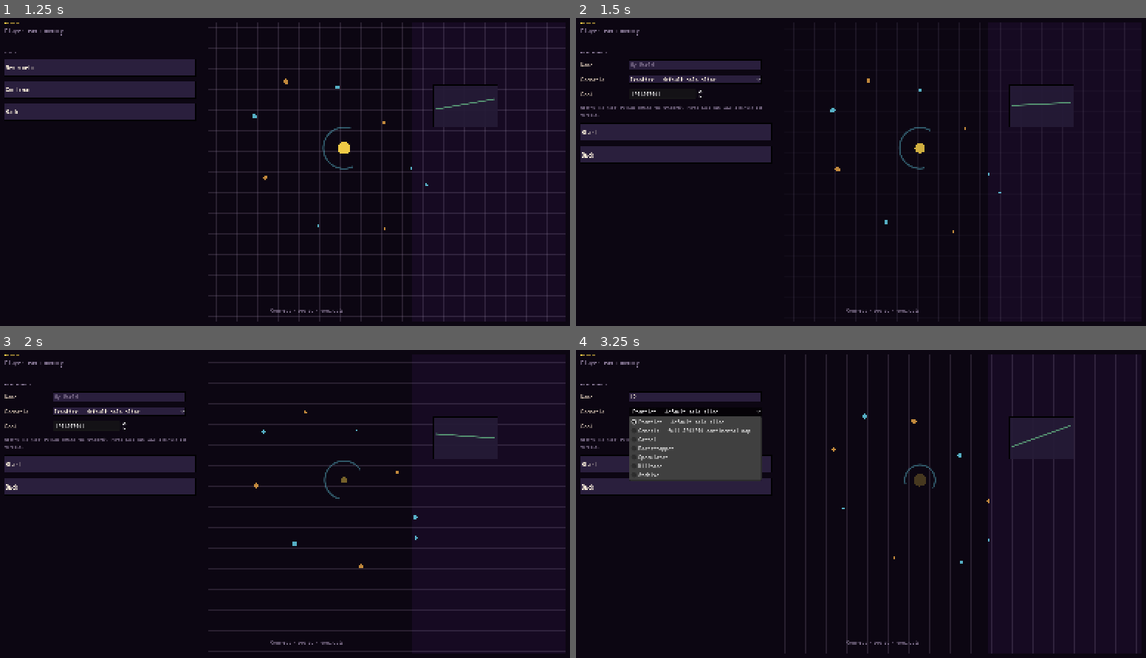
Above: before the commit, frames 1-4 (two rows, left to right).
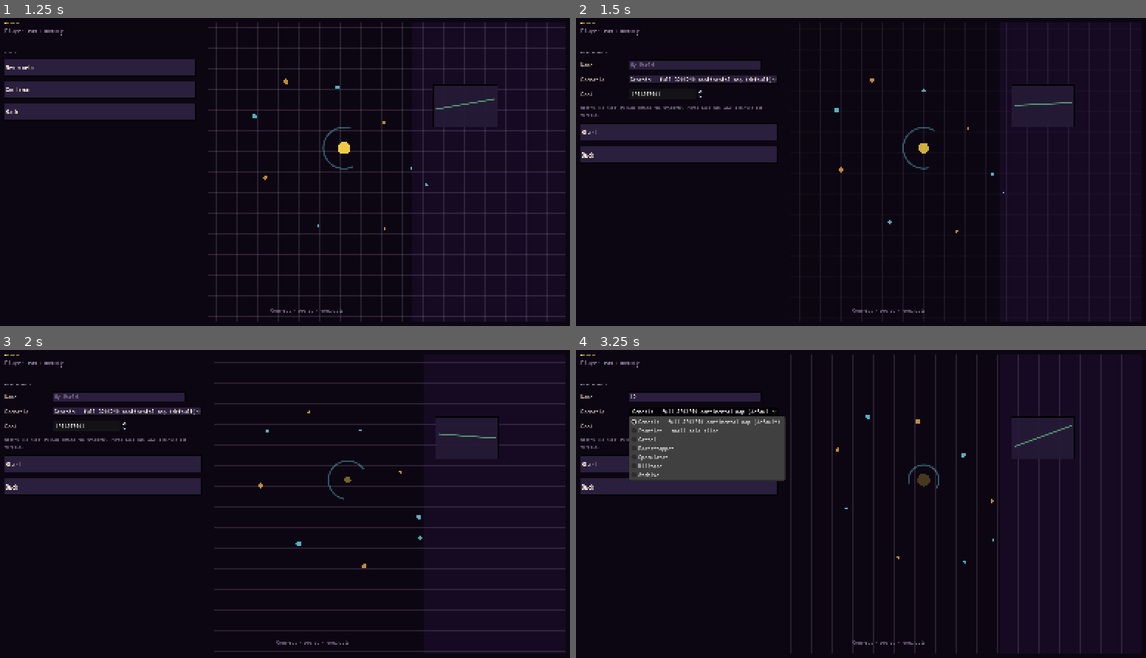
Above: after the commit, the same moments.

Repository: at6132/econ
Game: Godot game, scene res://scenes/GameHome.tscn
The game is run twice, just before and just after one commit, with the same random seed, the same clock (stepped at 60 frames per second) and the same inputs.
Inputs (mouse positions are in pixels of both pictures, inside the frame that each line leads up to):
- Up to frame 1 (1.25 s): click "Solo" at 0.5 s
- Up to frame 2 (1.5 s): click "New world" at 1.25 s
- Up to frame 3 (2 s): no input
- Up to frame 4 (3.25 s): click (695, 396) at 2.02 s; type "12" at 2.1 s; click (695, 411) at 2.75 s, where only the run before the commit has a clickable "Frontier — default solo slice"

Frame 1 is identical in both runs. In frame 2, 0.8% of the frame differs, in the area x 9-88%, y 18-96%; in frame 3, 0.9%; in frame 4, 10%, in the area x 9-99%, y 1-99%.

Commit message:
Genesis bootstrap polish: orphan-cell fill, sim-clock push on reset, default scenario
- plot_parcels: _fill_unassigned_cells() catches cells stranded by the
  ocean-border enforcer; called from generate_plots() so worldgen produces
  no orphan tiles outside any parcel.
- parcel_footprints: minor cleanup matching the new fill pass.
- _state.assign_world(): single entry point that syncs WORLD and the lazy
  singleton; called from dev/reset and world-load paths so the sim loop
  never reads from a half-rebuilt world.
- routes_dev: dev/reset / load unpause + 1x + push sim_status + tick frame
  so the HUD doesn't sit at the previous world's pause/speed.
- Main.gd: GET /sim/status on boot; defer _apply_boot_map_loaded one frame
  so the heavy Genesis map payload (~8 MB) doesn't stall scene change.
- GameHome.gd: default scenario is Genesis (was frontier); listed first.

Co-authored-by: Cursor <cursoragent@cursor.com>

Diff:
--- a/realm_client/scenes/GameHome.gd
+++ b/realm_client/scenes/GameHome.gd
@@ -4,9 +4,11 @@
 const MAIN_SCENE := "res://scenes/Main.tscn"
 const CreationScreenScene := preload("res://scenes/WorldCreationScreen.tscn")
 
+const DEFAULT_SCENARIO := "genesis"
+
 const SCENARIOS: Array = [
-	["frontier", "Frontier — default solo slice"],
-	["genesis", "Genesis — full 320×240 continental map"],
+	["genesis", "Genesis — full 320×240 continental map (default)"],
+	["frontier", "Frontier — small solo slice"],
 	["cartel", "Cartel"],
 	["bootstrapper", "Bootstrapper"],
 	["speculator", "Speculator"],
@@ -181,7 +183,12 @@
 		var lab: String = str(row[1])
 		_scenario_opt.add_item(lab)
 		_scenario_opt.set_item_metadata(_scenario_opt.item_count - 1, sid)
-	_scenario_opt.select(0)
+	var default_idx := 0
+	for i in range(SCENARIOS.size()):
+		if str((SCENARIOS[i] as Array)[0]) == DEFAULT_SCENARIO:
+			default_idx = i
+			break
+	_scenario_opt.select(default_idx)
 	_style_primary_button(_scenario_opt)
 	row_sc.add_child(ls)
 	row_sc.add_child(_scenario_opt)
--- a/realm_client/scenes/Main.gd
+++ b/realm_client/scenes/Main.gd
@@ -78,6 +78,11 @@
 
 
 func _on_boot_map_loaded(data: Dictionary) -> void:
+	# Genesis payloads are ~8 MB — defer so the scene change can finish one frame first.
+	call_deferred("_apply_boot_map_loaded", data)
+
+
+func _apply_boot_map_loaded(data: Dictionary) -> void:
 	if _try_apply_map_payload(data):
 		_finish_boot_load()
 		return
@@ -105,10 +110,21 @@
 
 
 func _finish_boot_load() -> void:
+	API.get_sim_status(_on_boot_sim_status)
 	API.get_world_static(func(s): WorldState.apply_static(s))
 	API.get_world_player(func(p): WorldState.apply_player(p), WorldState.party_id)
 	API.get_world_feed(func(f): WorldState.apply_feed(f), -1)
 	API.get_world_summary(WorldState.party_id, func(s): WorldState.apply_summary(s))
+
+
+func _on_boot_sim_status(data: Dictionary) -> void:
+	if data.is_empty():
+		return
+	WorldState.apply_sim_status(data)
+	if shell.has_method("_refresh_sim_controls"):
+		shell.call("_refresh_sim_controls")
+	if shell.has_method("_refresh_stats"):
+		shell.call("_refresh_stats")
 
 
 func _setup_map_overlay_bar() -> void:
Not shown, changed: engine/realm/api/_state.py
Not shown, changed: engine/realm/api/routes_dev.py
Not shown, changed: engine/realm/world/parcel_footprints.py
Not shown, changed: engine/realm/world/plot_parcels.py
